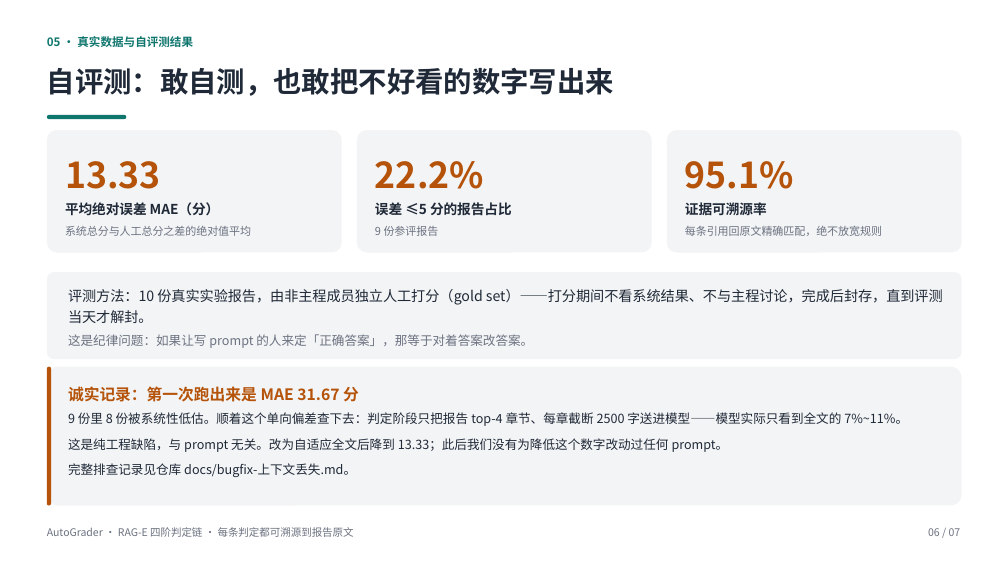
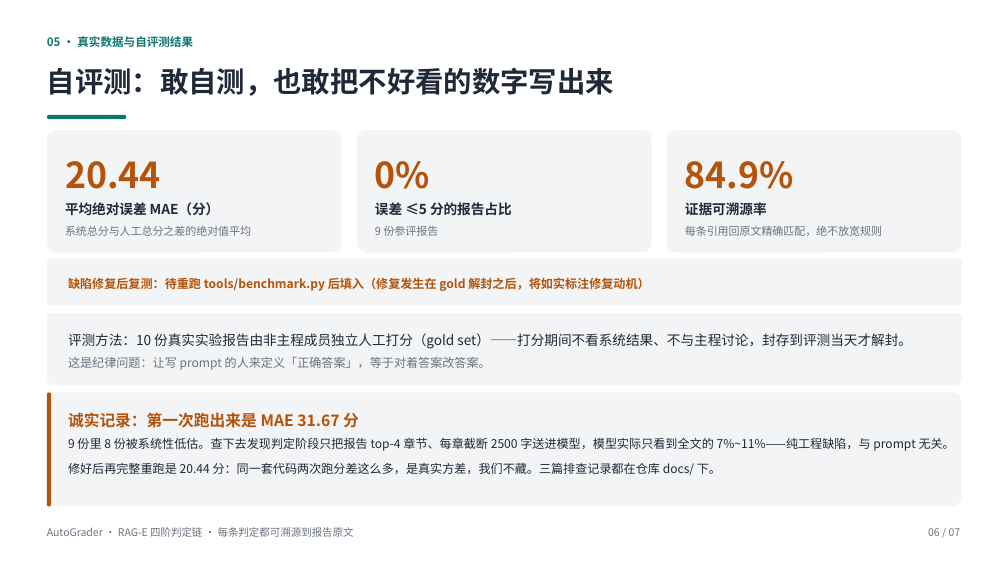
Before and after one commit to huangyuke914235/AutoGrader, a slide deck: slide 6 of AutoGrader-参赛答辩.pptx. Drawn at 1008x567 pixels with LibreOffice and Linux fonts; fonts in the diff are those of the drawing. Boxes give left, top, right and bottom in pixels: in the first picture for what was removed or moved away, otherwise in the second. Text is boxed around its words. In the diff, an @@ line names an element or a change of style, - is before the commit and + after.

Commit message:
material: PPT 第 6 页改为「修复前/修复后」双数字并列（指标集中到脚本顶部，改数只改一行）；视频脚本与社媒帖同步更新为最新重测值 20.44/0%/84.9% 并披露方差与第三处缺陷

```diff
--- a/AutoGrader-参赛答辩.pptx
+++ b/AutoGrader-参赛答辩.pptx
@@ text at <box>65,161,161,189</box>: text changed @@
-13.33
+20.44
@@ text at <box>375,161,430,189</box>: text changed @@
-22.2%
+0%
@@ text at <box>685,161,794,189</box>: text changed @@
-95.1%
+84.9%
@@ rounded rectangle: place and size @@
-rounded rectangle at <box>47,272,962,359</box>
+rounded rectangle at <box>47,259,962,306</box>
@@ text added at <box>68,277,649,291</box>, 11.5 pt, text #B45309, bold @@
+缺陷修复后复测：待重跑 tools/benchmark.py 后填入（修复发生在 gold 解封之后，将如实标注修复动机）
@@ rounded rectangle: place and size @@
-rounded rectangle at <box>47,367,962,506</box>
+rounded rectangle at <box>47,313,962,385</box>
@@ text at <box>68,333,912,370</box>: text changed; size 13.5 to 13 pt @@
-评测方法：10 份真实实验报告，由非主程成员独立人工打分（gold set）——打分期间不看系统结果、不与主程讨论，完成后封存，直到评测当天才解封。
-这是纪律问题：如果让写 prompt 的人来定「正确答案」，那等于对着答案改答案。
+评测方法：10 份真实实验报告由非主程成员独立人工打分（gold set）——打分期间不看系统结果、不与主程讨论，封存到评测当天才解封。
+这是纪律问题：让写 prompt 的人来定义「正确答案」，等于对着答案改答案。
@@ rounded rectangle: place and size @@
-rounded rectangle at <box>47,367,51,506</box>
+rounded rectangle at <box>47,392,51,507</box>
@@ rounded rectangle added at <box>47,392,962,507</box>, fill #F3F4F6 @@
@@ text "诚实记录：第一次跑出来是 MAE 31.67 分": place and size @@
-text "诚实记录：第一次跑出来是 MAE 31.67 分" at <box>68,386,359,402</box>
+text "诚实记录：第一次跑出来是 MAE 31.67 分" at <box>68,412,359,428</box>
@@ text at <box>68,437,955,475</box>: text changed; size 12 to 11.5 pt @@
-9 份里 8 份被系统性低估。顺着这个单向偏差查下去：判定阶段只把报告 top-4 章节、每章截断 2500 字送进模型——模型实际只看到全文的 7%~11%。
-这是纯工程缺陷，与 prompt 无关。改为自适应全文后降到 13.33；此后我们没有为降低这个数字改动过任何 prompt。
-完整排查记录见仓库 docs/bugfix-上下文丢失.md。
+9 份里 8 份被系统性低估。查下去发现判定阶段只把报告 top-4 章节、每章截断 2500 字送进模型，模型实际只看到全文的 7%~11%——纯工程缺陷，与 prompt 无关。
+修好后再完整重跑是 20.44 分：同一套代码两次跑分差这么多，是真实方差，我们不藏。三篇排查记录都在仓库 docs/ 下。
```
Also in this commit, not shown: 3 other files.
